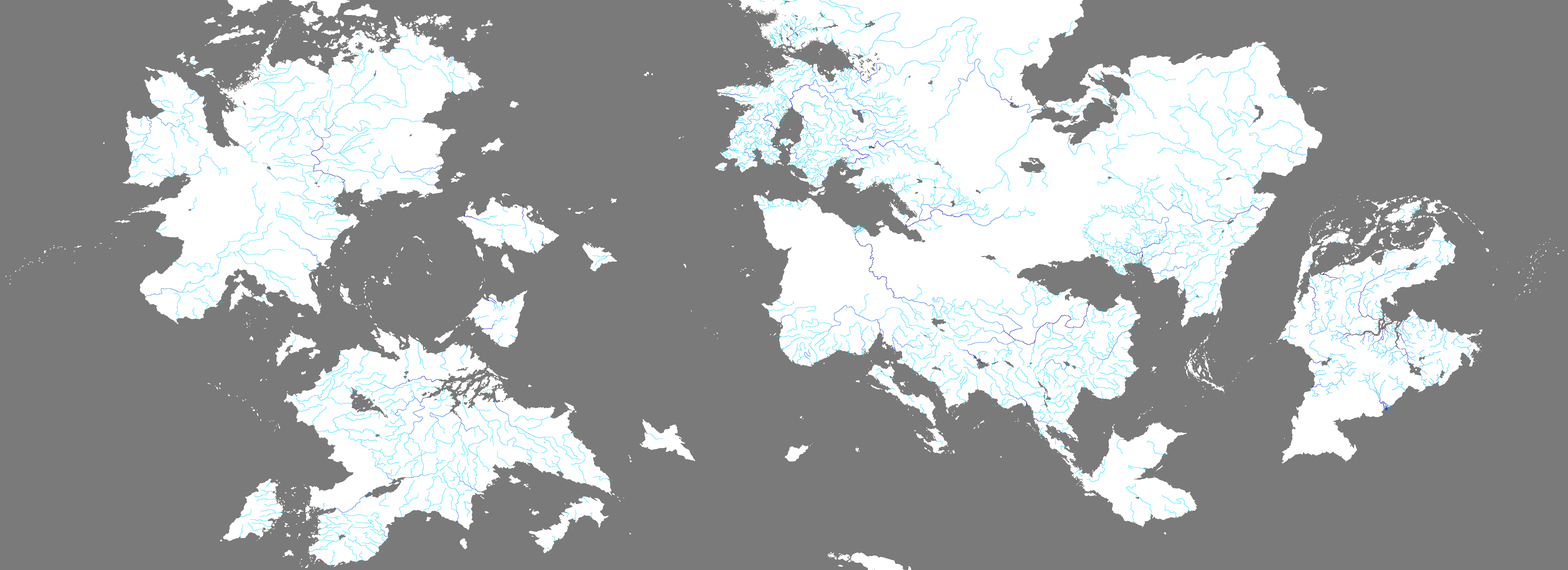
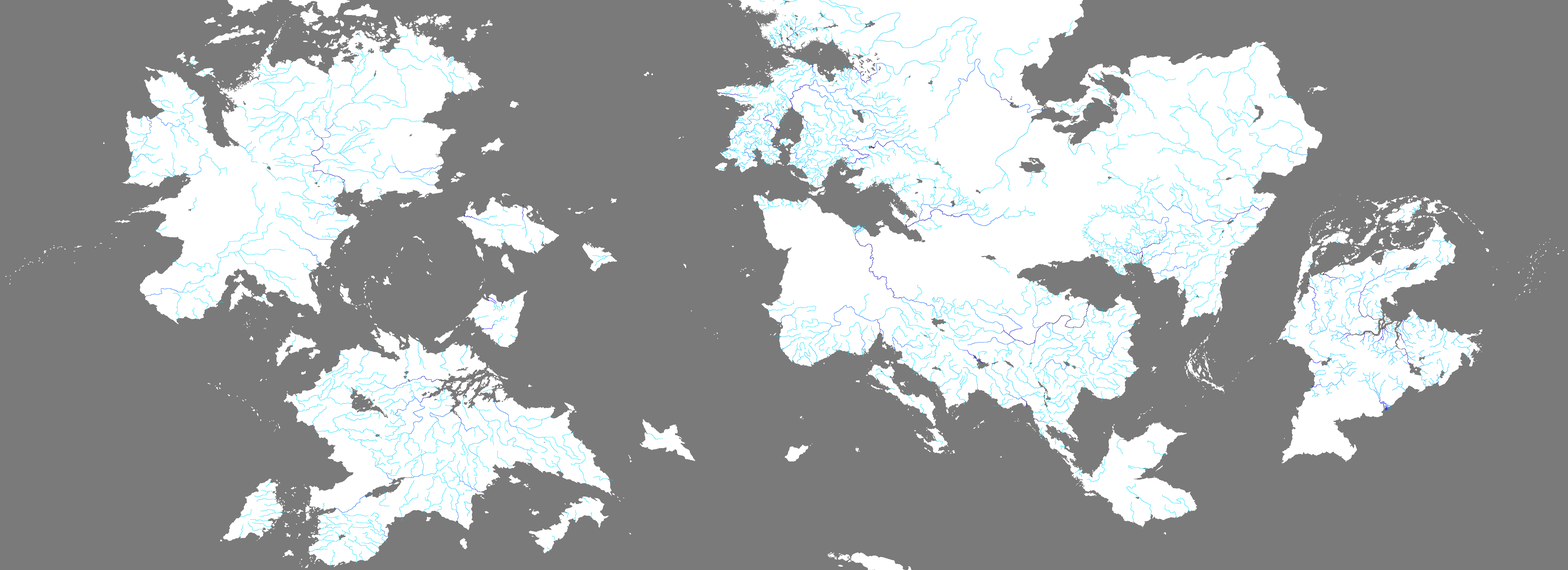
Layer changes from the first 1568x570 image to the second:
painted on "VIC UPDATE" over left=767, top=120, right=1120, bottom=424
